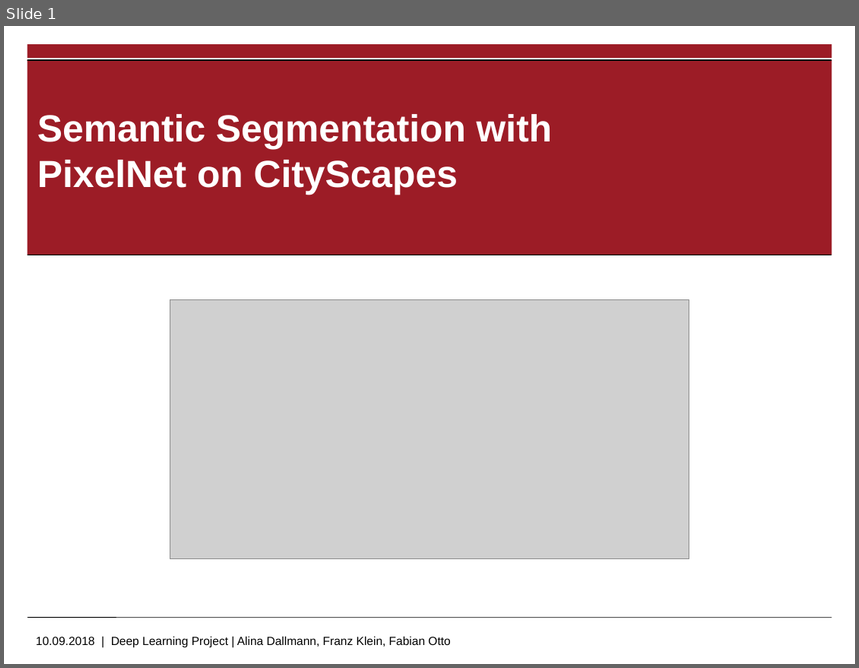
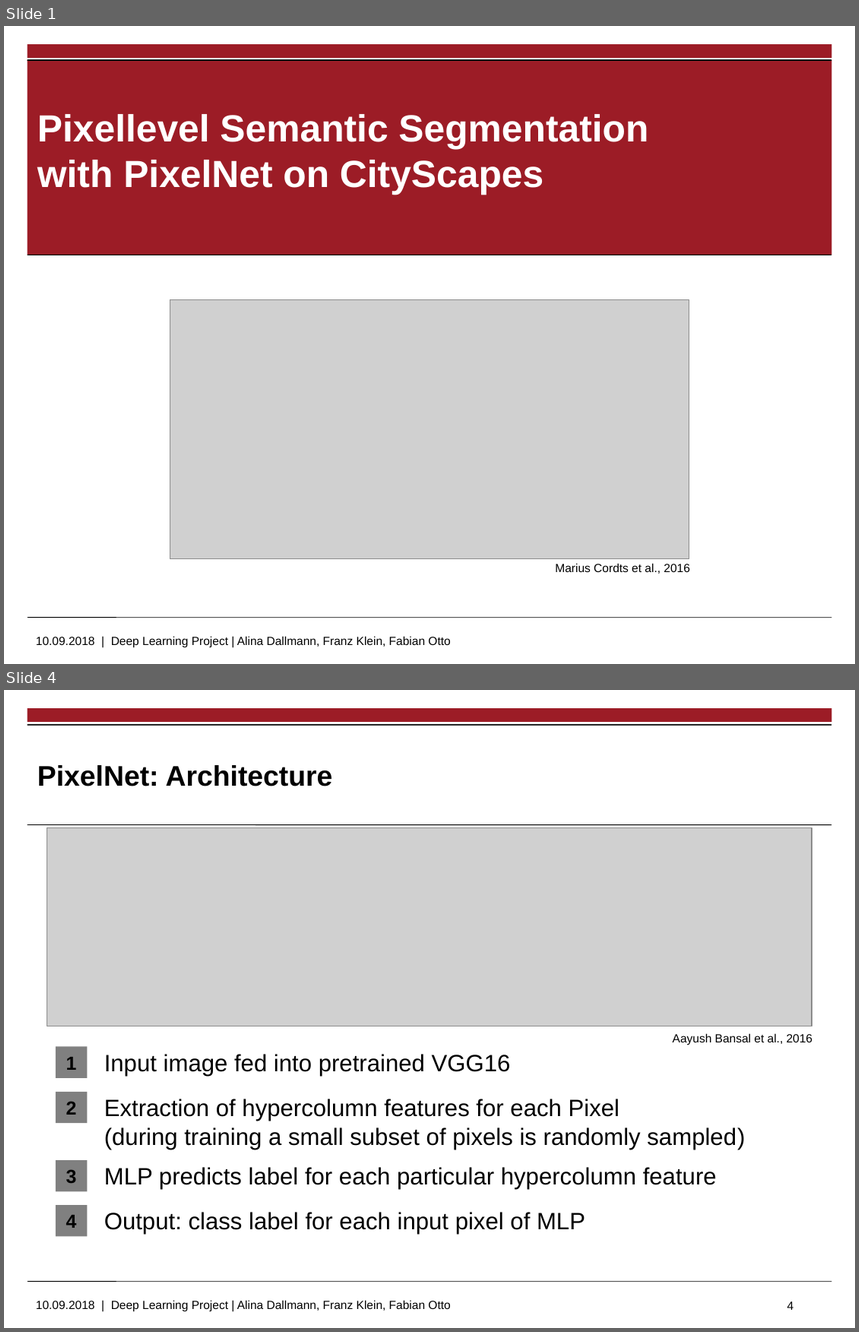
Before and after one commit to ottofabian/DeepLearning_Project, a slide deck: Project Presentation.pptx. Shown one above the other, each under a label of ours: slide 1 before the commit, slides 1 and 4 after it; the slides between them are not shown. The pictures are 859x668 and 859x1332 pixels, drawn with LibreOffice and Linux fonts; fonts in the diff are those of the drawing; grey boxes stand for pictures; background and template pictures are left out. Boxes give left, top, right and bottom in pixels: in the first picture for what was removed or moved away, otherwise in the second. Text is boxed around its words. In the diff, an @@ line names an element or a change of style, - is before the commit and + after.

```diff
--- a/Project Presentation.pptx
+++ b/Project Presentation.pptx
@@ slide 4 added at [4, 690, 855, 1328], background #FFFFFF; not listed: 3 template elements that a slide beside it also shows @@
@@ rectangle added at [27, 724, 832, 726], fill #000000 @@
@@ title added at [37, 765, 333, 787], 24 pt, text #000000, bold @@
+PixelNet: Architecture
@@ line added from (27, 825) to (832, 825), #000000 0.6 pt @@
@@ picture added at [47, 828, 812, 1026] @@
@@ rectangle added at [56, 1046, 88, 1078], fill #808080, 16 pt, text #000000, bold @@
+1
@@ text added at [104, 1054, 511, 1076], 20 pt, text #000000 @@
+Input image fed into pretrained VGG16
@@ text added at [673, 1034, 813, 1045], 10 pt, text #000000 @@
+Aayush Bansal et al., 2016
@@ rectangle added at [56, 1092, 88, 1123], fill #808080, 16 pt, text #000000, bold @@
+2
@@ text added at [104, 1099, 745, 1150], 20 pt, text #000000 @@
+Extraction of hypercolumn features for each Pixel
+(during training a small subset of pixels is randomly sampled)
@@ rectangle added at [56, 1160, 88, 1192], fill #808080, 16 pt, text #000000, bold @@
+3
@@ text added at [104, 1167, 717, 1189], 20 pt, text #000000 @@
+MLP predicts label for each particular hypercolumn feature
@@ rectangle added at [56, 1205, 88, 1236], fill #808080, 16 pt, text #000000, bold @@
+4
@@ text added at [104, 1212, 585, 1235], 20 pt, text #000000 @@
+Output: class label for each input pixel of MLP
@@ page number added at [788, 1302, 794, 1310], 10 pt, text #000000 @@
+4
@@ slide 1 changed as well @@
@@ title at [37, 114, 648, 195]: text changed @@
-Semantic Segmentation with PixelNet on CityScapes
+Pixellevel Semantic Segmentation with PixelNet on CityScapes
@@ text added at [555, 563, 690, 574], 10 pt, text #000000 @@
+Marius Cordts et al., 2016
```
Also in this commit, not shown: 2 other slides changed, 6 other slides added, 7 slides removed, 1 other file.
